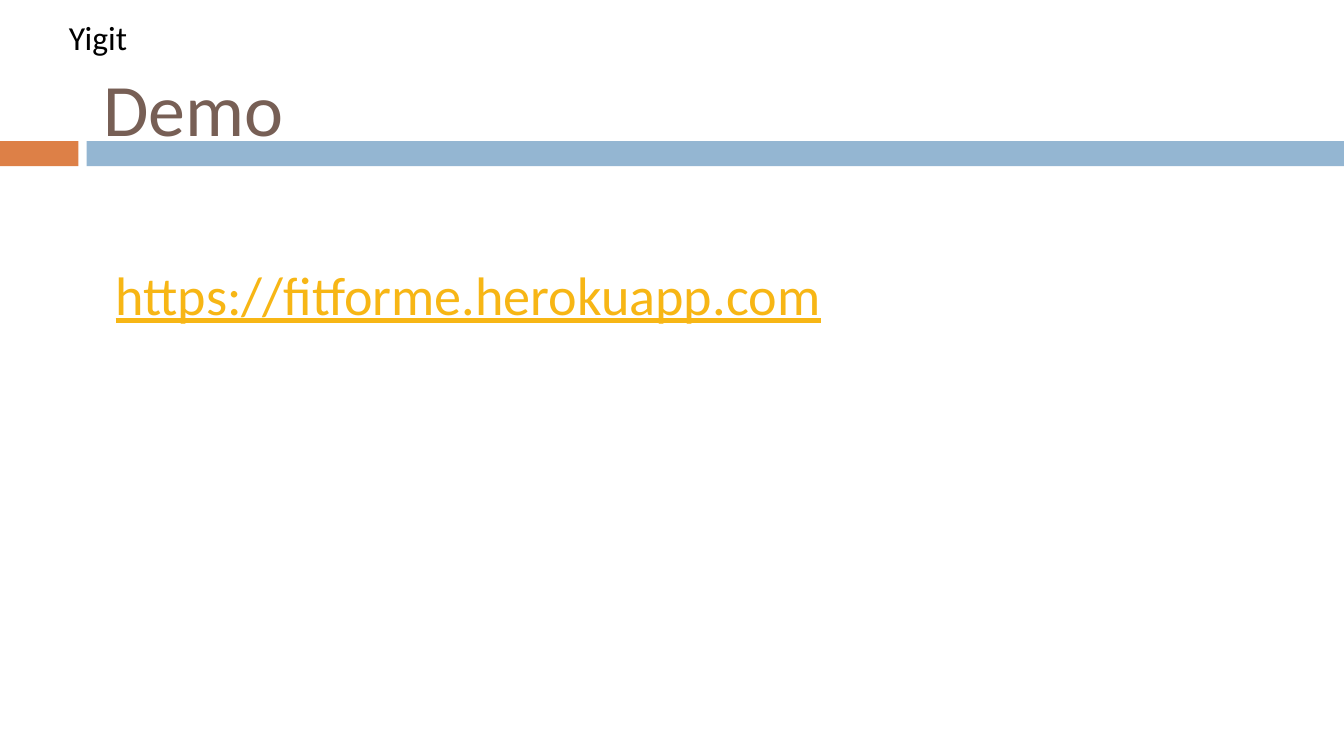
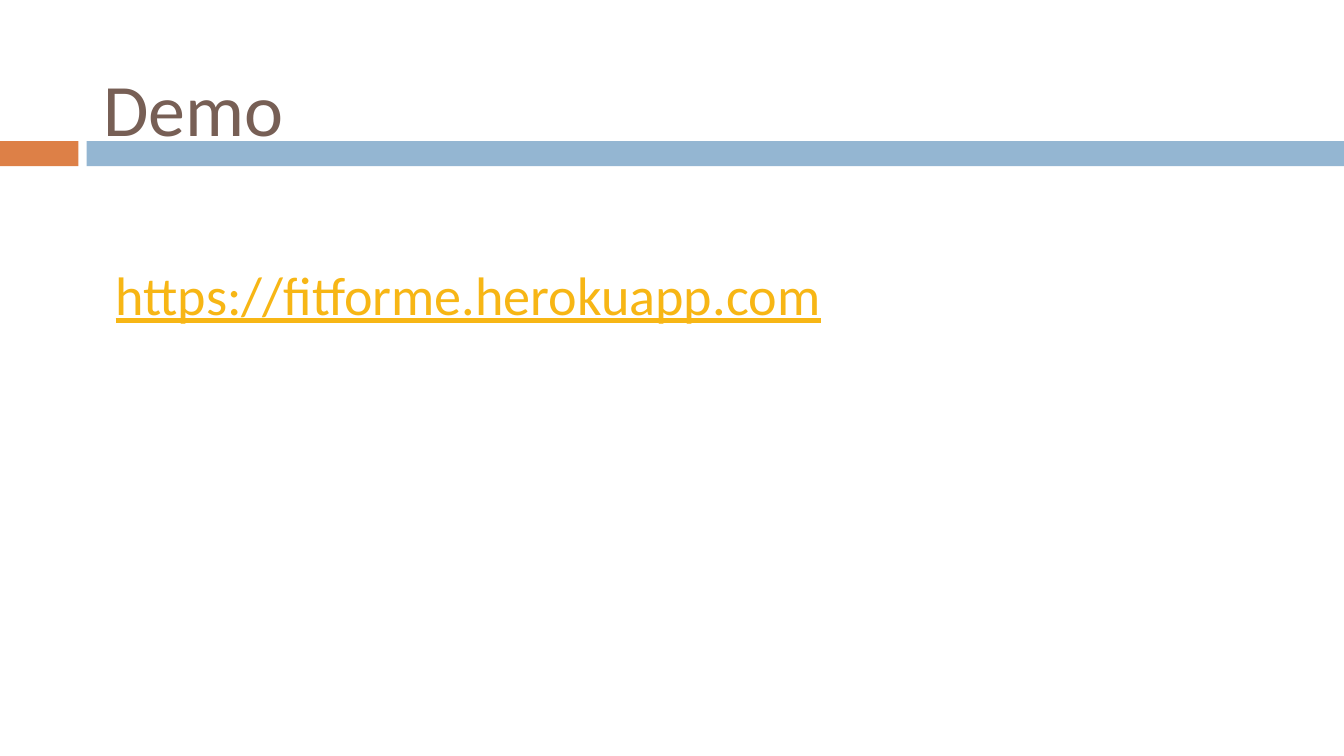
Before and after one commit to gvaccaro21/CS633---Term-Project, a slide deck: slide 41 of Final Presenation/CS_633_Zac3_term_project_report_FINAL_draft.pptx (slide 35 before the commit). Drawn at 1344x756 pixels with LibreOffice and Linux fonts; fonts in the diff are those of the drawing; background and template pictures are left out. Boxes give left, top, right and bottom in pixels: in the first picture for what was removed or moved away, otherwise in the second. Text is boxed around its words. In the diff, an @@ line names an element or a change of style, - is before the commit and + after.

```diff
--- a/Final Presenation/CS_633_Zac3_term_project_report_FINAL_draft.pptx
+++ b/Final Presenation/CS_633_Zac3_term_project_report_FINAL_draft.pptx
@@ text removed at (69, 27, 127, 56) @@
-Yigit
```
Also in this commit, not shown: 27 other slides changed, 1 slide added, 6 slides removed.
